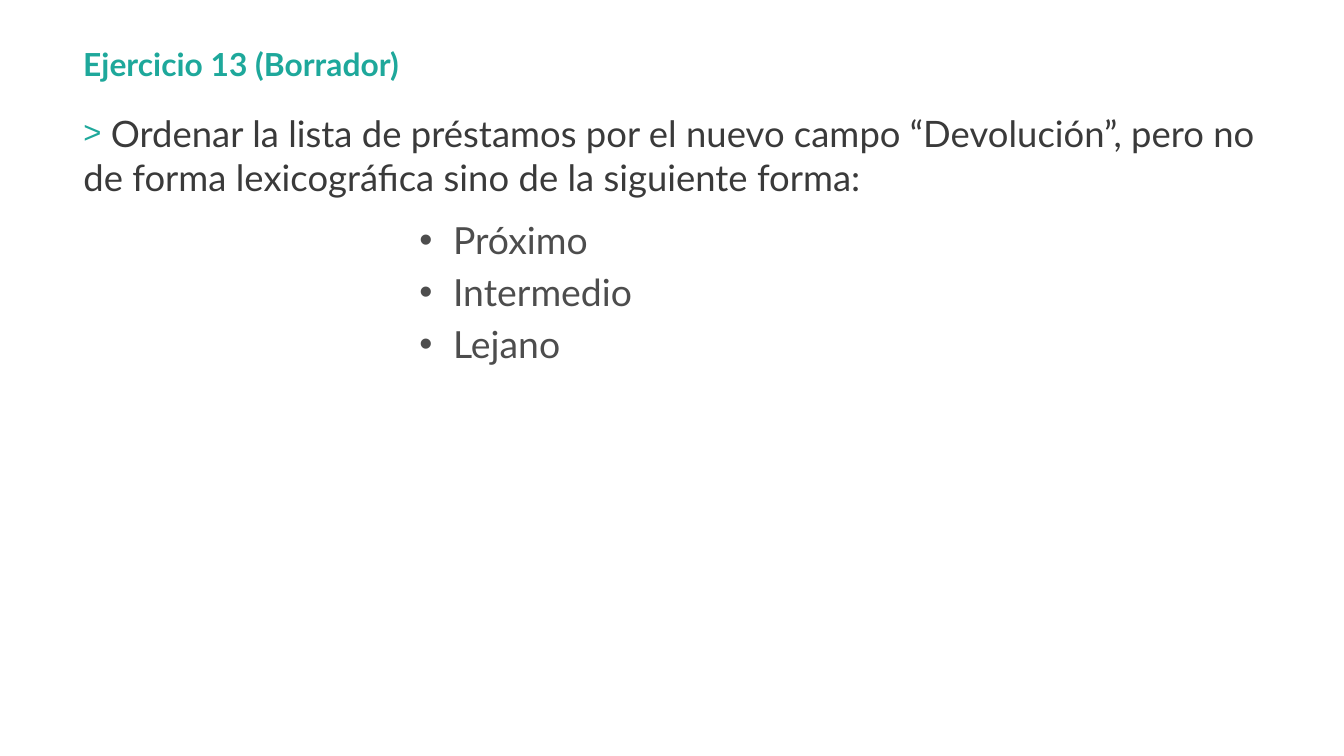
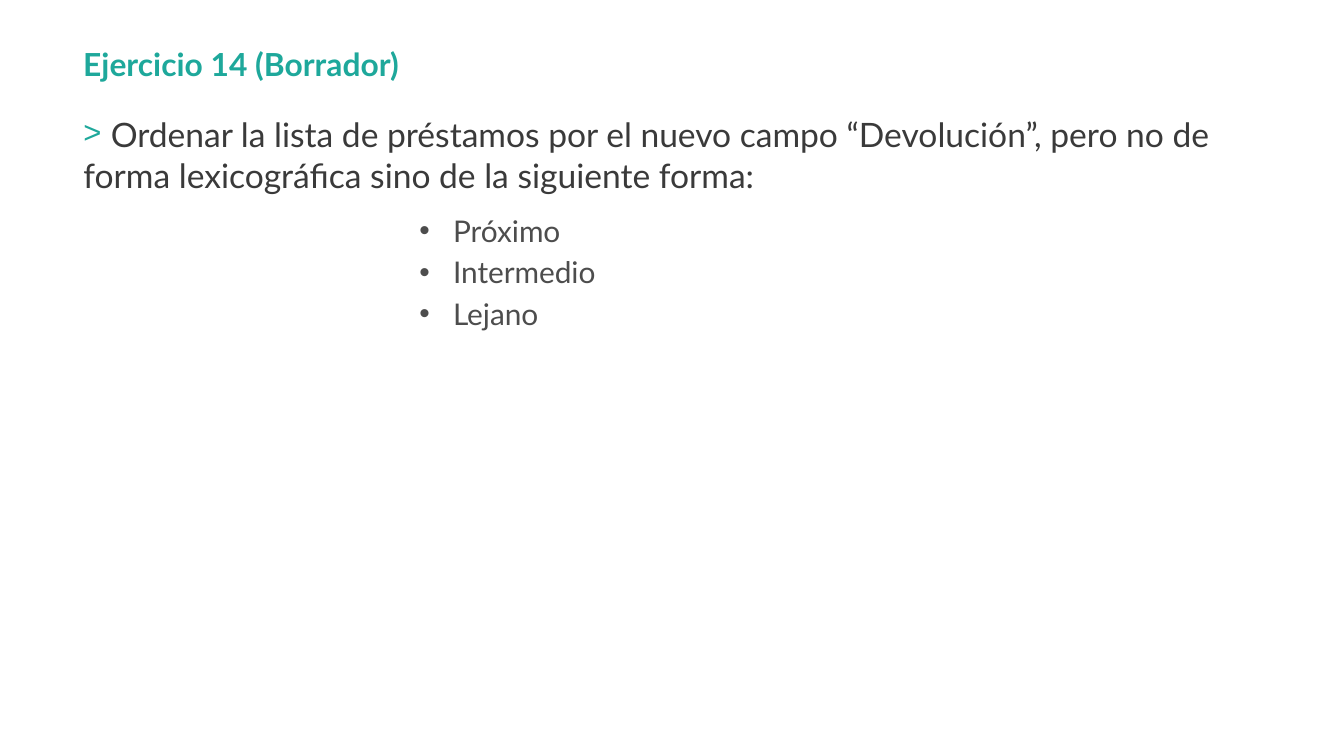
Before and after one commit to hexacta/HexactaLabs-Java, a slide deck: slide 33 of PPTS/Ejercicios.pptx (slide 31 before the commit). Drawn at 1344x756 pixels with LibreOffice and Linux fonts; fonts in the diff are those of the drawing; background and template pictures are left out. Boxes give left, top, right and bottom in pixels: in the first picture for what was removed or moved away, otherwise in the second. Text is boxed around its words. In the diff, an @@ line names an element or a change of style, - is before the commit and + after.

Commit message:
Update PPT Ejercicios
Los ejercicios 12,13 dejaron de estar en draft,y se agregó un ejercicio
que se había charlado pero no habíamos redactado.

```diff
--- a/PPTS/Ejercicios.pptx
+++ b/PPTS/Ejercicios.pptx
@@ title at box(83, 51, 399, 82): text changed @@
-Ejercicio 13 (Borrador)
+Ejercicio 14 (Borrador)
@@ text "Ordenar la lista de préstamos ..." at box(83, 121, 1210, 331): size 19.5 to 18 pt in "Ordenar la lista de préstamos por el ..."; size 20 to 16 pt in "Próximo", "Intermedio", "Lejano" @@
```
Also in this commit, not shown: 3 other slides changed, 2 slides added, 2 other files.
